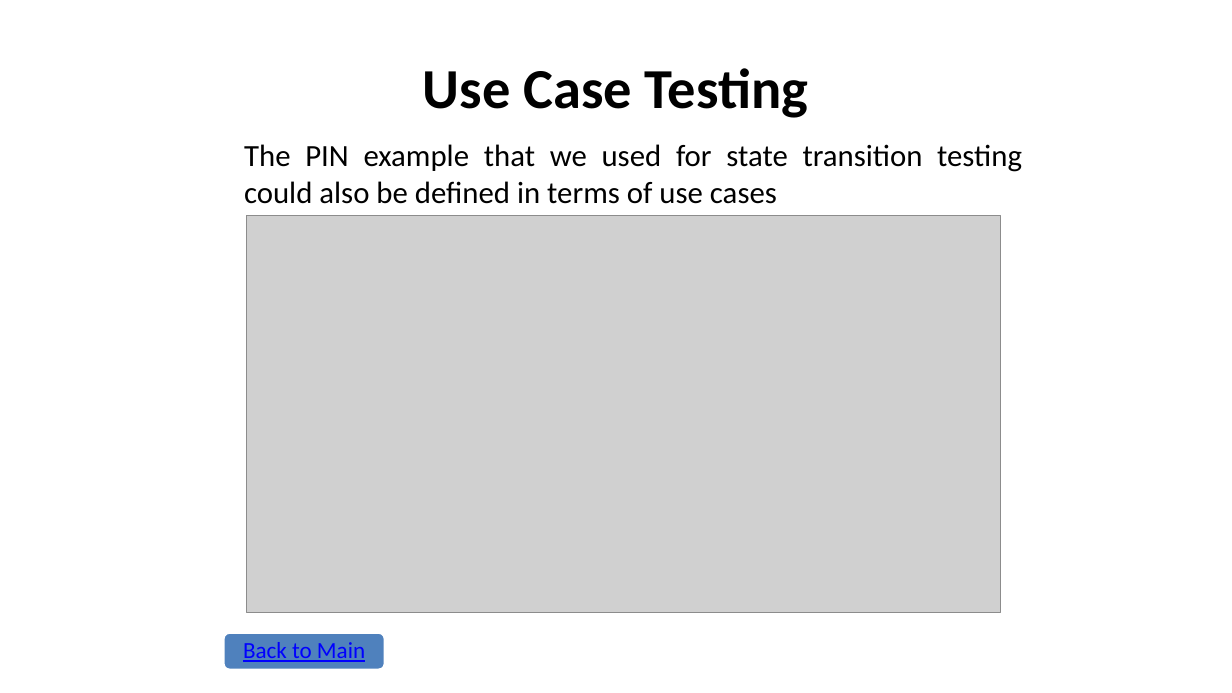
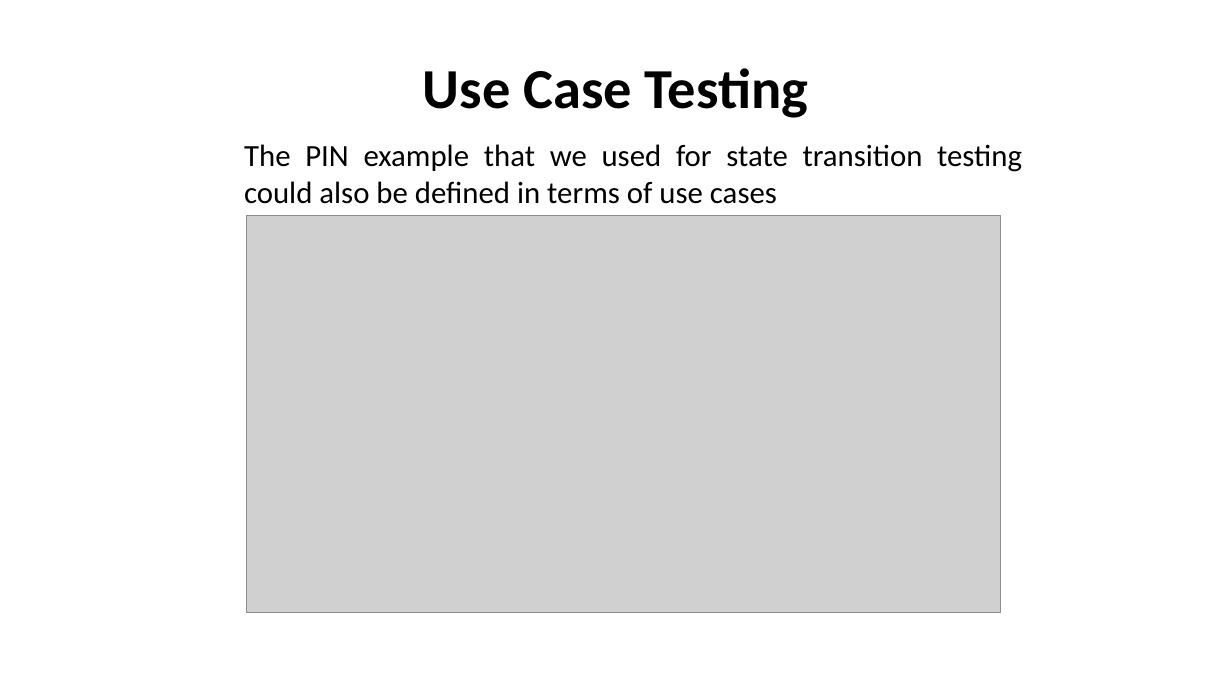
Before and after one commit to nashurgessa/Software-Testing-batch-2022-23, a slide deck: slide 3 of slides/L11 Use Case Testing.pptx. Drawn at 1232x693 pixels with LibreOffice and Linux fonts; fonts in the diff are those of the drawing; grey boxes stand for pictures. Boxes give left, top, right and bottom in pixels: in the first picture for what was removed or moved away, otherwise in the second. Text is boxed around its words. In the diff, an @@ line names an element or a change of style, - is before the commit and + after.

```diff
--- a/slides/L11 Use Case Testing.pptx
+++ b/slides/L11 Use Case Testing.pptx
@@ rounded rectangle removed at bbox=[224, 633, 385, 670] @@
@@ text removed at bbox=[243, 642, 365, 662] @@
-Back to Main
```
Also in this commit, not shown: 3 other slides changed, 17 other files.
